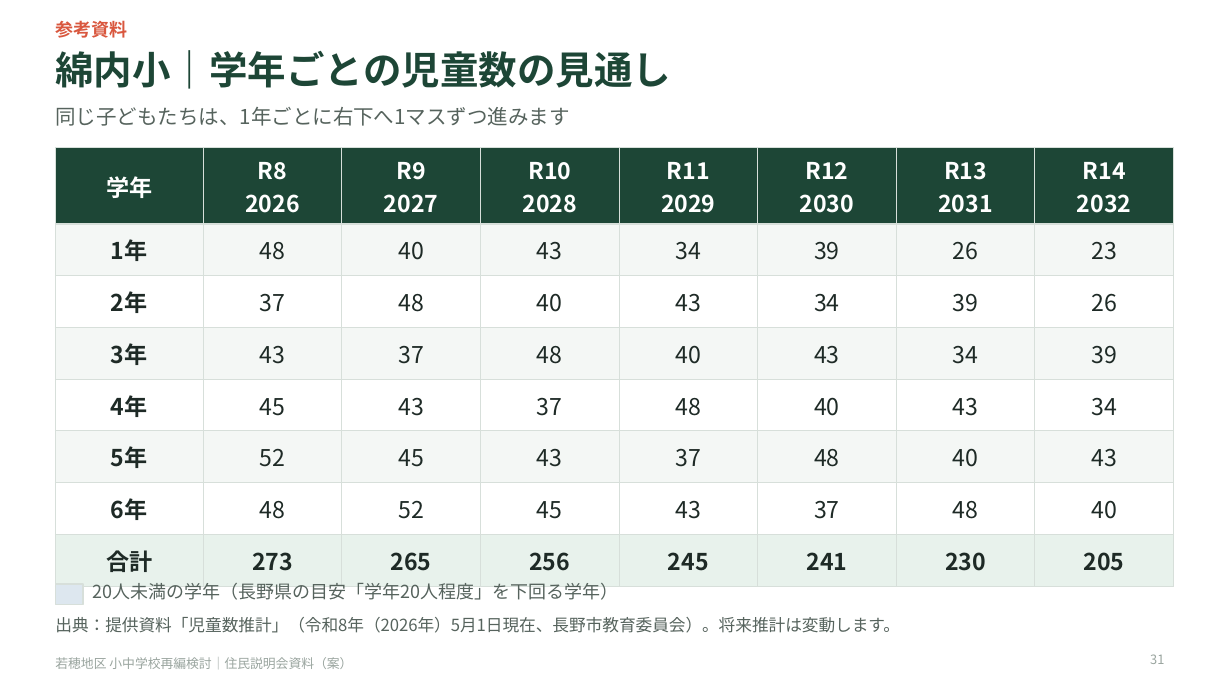
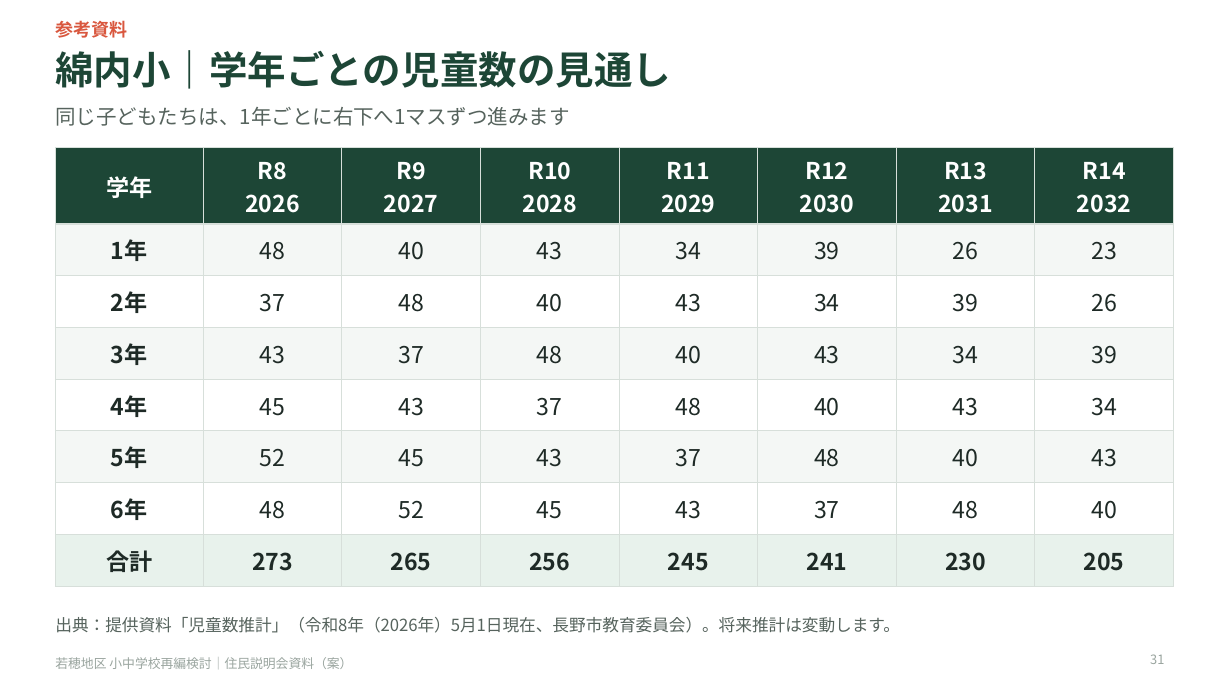
Before and after one commit to Masaki12008/GS, a slide deck: slide 31 of output/若穂地区_住民説明会資料.pptx. Drawn at 1232x693 pixels with LibreOffice and Linux fonts; fonts in the diff are those of the drawing. Boxes give left, top, right and bottom in pixels: in the first picture for what was removed or moved away, otherwise in the second. Text is boxed around its words. In the diff, an @@ line names an element or a change of style, - is before the commit and + after.

```diff
--- a/output/若穂地区_住民説明会資料.pptx
+++ b/output/若穂地区_住民説明会資料.pptx
@@ rectangle removed at [55,584,83,604] @@
@@ text removed at [92,583,618,600] @@
-20人未満の学年（長野県の目安「学年20人程度」を下回る学年）
```
Also in this commit, not shown: 9 other slides changed, 9 other files.
